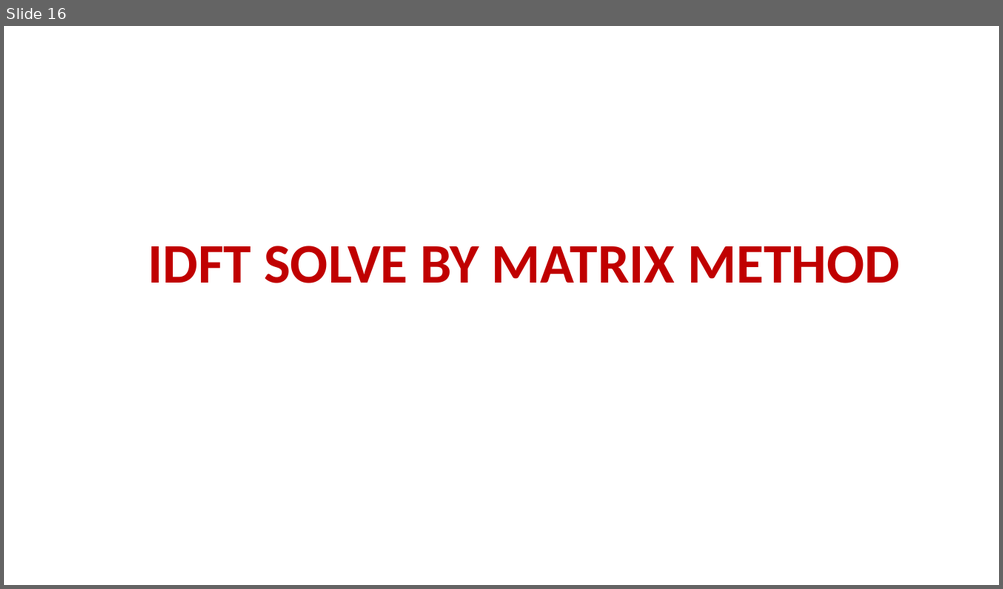
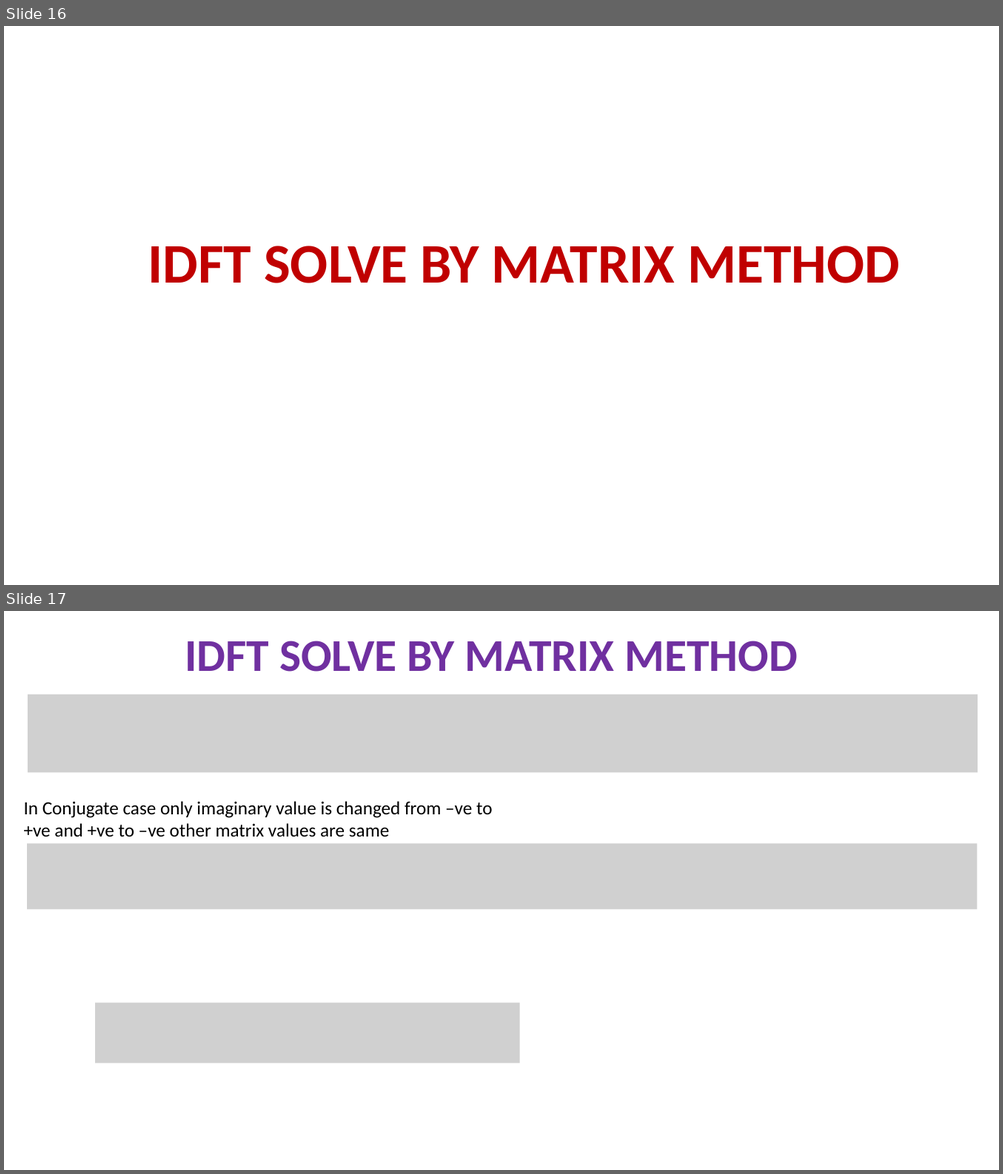
Before and after one commit to niaz1971/SIGNALS_-_SYSTEMS_DSP, a slide deck: DSP_COMPUTER_SCIENCE_&_IT/1_LECTURE_Inverse Discrete Fourier Transform (IDFT).pptx. Shown one above the other, each under a label of ours: slide 16 before the commit, slides 16 and 17 after it. The pictures are 1003x589 and 1003x1174 pixels, drawn with LibreOffice and Linux fonts; fonts in the diff are those of the drawing; grey boxes stand for pictures. Boxes give left, top, right and bottom in pixels: in the first picture for what was removed or moved away, otherwise in the second. Text is boxed around its words. In the diff, an @@ line names an element or a change of style, - is before the commit and + after.

```diff
--- a/DSP_COMPUTER_SCIENCE_&_IT/1_LECTURE_Inverse Discrete Fourier Transform (IDFT).pptx
+++ b/DSP_COMPUTER_SCIENCE_&_IT/1_LECTURE_Inverse Discrete Fourier Transform (IDFT).pptx
@@ slide 17 added at bbox=[4, 611, 999, 1170], background #FFFFFF @@
@@ title added at bbox=[185, 641, 797, 672], 44 pt, text #7030A0, bold @@
+IDFT SOLVE BY MATRIX METHOD
@@ picture added at bbox=[28, 695, 978, 773] @@
@@ text added at bbox=[24, 801, 492, 837], 18 pt, text #000000 @@
+In Conjugate case only imaginary value is changed from –ve to +ve and +ve to –ve other matrix values are same
@@ picture added at bbox=[27, 844, 977, 909] @@
@@ picture added at bbox=[95, 1002, 520, 1063] @@
```
Also in this commit, not shown: 2 slides changed, 1 other slide added.
